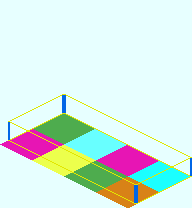
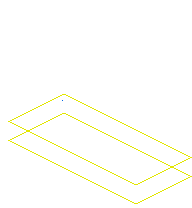
Layered file, before and after one edit (w=192, h=208). Changes by layer:
removed layer "Born" over bbox(8, 95, 192, 204)
removed layer "Base_Plate_2x3.png" over bbox(0, 0, 192, 208)
